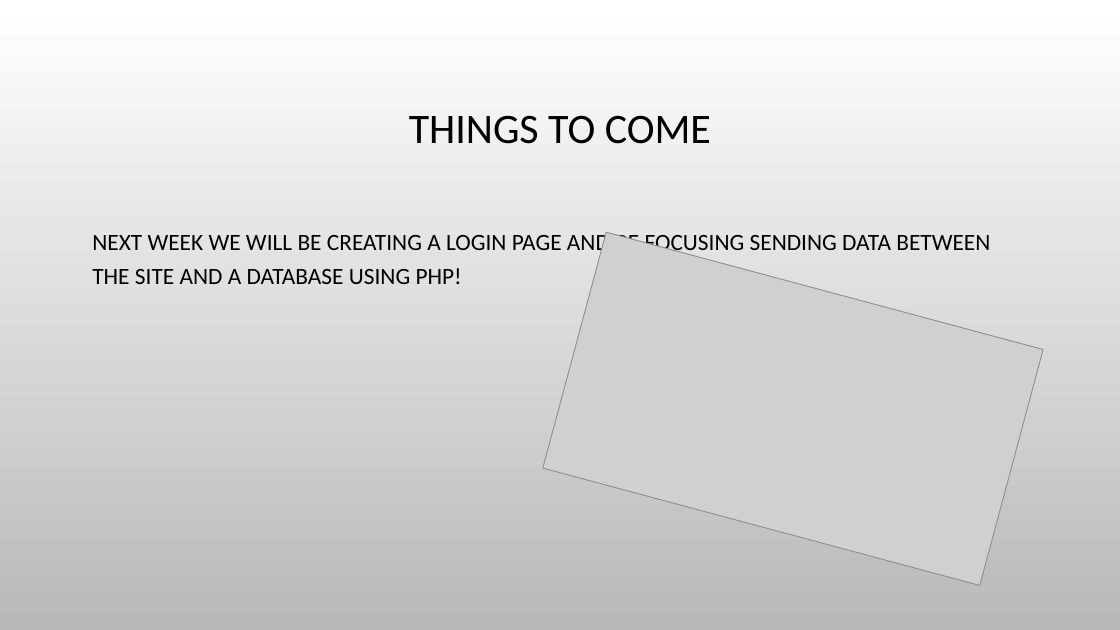
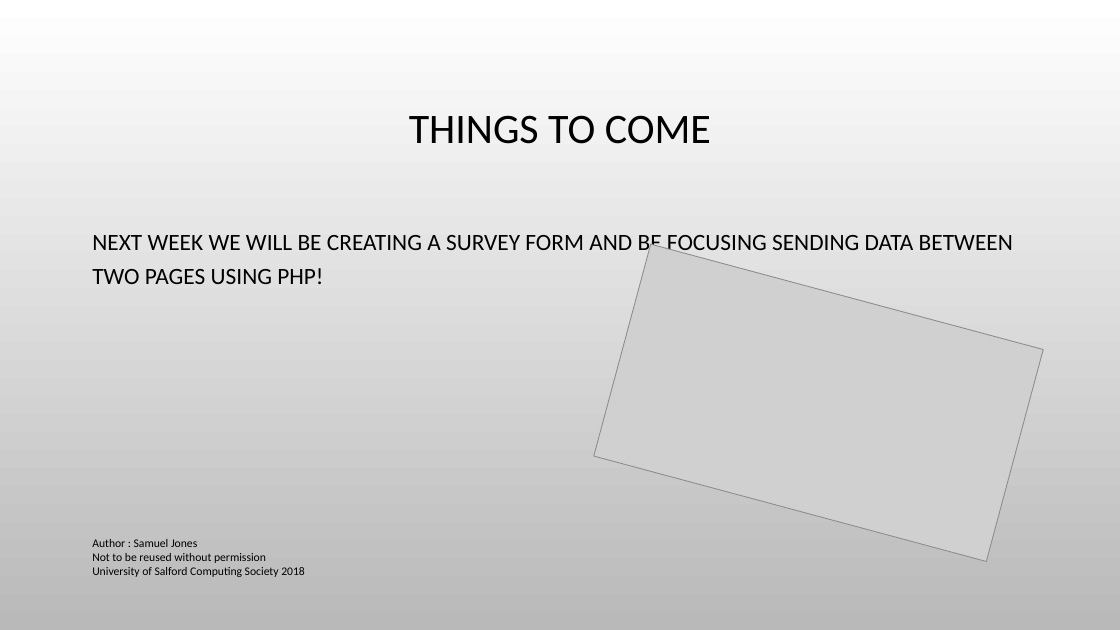
Before and after one commit to SamJones01/Computing-Society---HTML-CSS-DEMO, a slide deck: slide 35 of An Introduction to HTML5 & CSS.pptx. Drawn at 1120x630 pixels with LibreOffice and Linux fonts; fonts in the diff are those of the drawing; grey boxes stand for pictures; background and template pictures are left out. Boxes give left, top, right and bottom in pixels: in the first picture for what was removed or moved away, otherwise in the second. Text is boxed around its words. In the diff, an @@ line names an element or a change of style, - is before the commit and + after.

```diff
--- a/An Introduction to HTML5 & CSS.pptx
+++ b/An Introduction to HTML5 & CSS.pptx
@@ text at bbox=[92, 235, 1013, 284]: text changed @@
-NEXT WEEK WE WILL BE CREATING A LOGIN PAGE AND BE FOCUSING SENDING DATA BETWEEN THE SITE AND A DATABASE USING PHP!
+NEXT WEEK WE WILL BE CREATING A SURVEY FORM AND BE FOCUSING SENDING DATA BETWEEN TWO PAGES USING PHP!
@@ picture: place and size @@
-picture at bbox=[543, 232, 1044, 585]
+picture at bbox=[594, 244, 1043, 561]
@@ text added at bbox=[92, 539, 305, 577], 10 pt, text #000000 @@
+Author : Samuel Jones
+Not to be reused without permission
+University of Salford Computing Society 2018
```
Also in this commit, not shown: 34 other slides changed.
